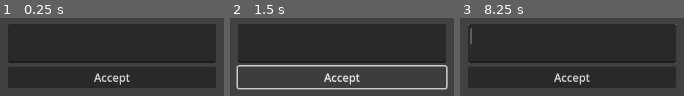
Above: before the commit, frames 1-3 (left to right).
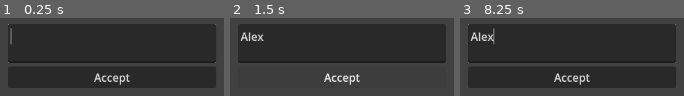
Above: after the commit, the same moments.

Repository: dash-engine/Dash-Engine
Game: Godot game, scene res://scenes/getString.tscn
The game is run twice, just before and just after one commit, with the same random seed, the same clock (stepped at 60 frames per second) and the same inputs. This scene is started directly instead of the project's main scene.
Inputs (mouse positions are in pixels of both pictures, inside the frame that each line leads up to):
- Up to frame 1 (0.25 s): no input
- Up to frame 2 (1.5 s): click (342, 43) at 0.52 s; type "Alex" at 0.6 s; click "Accept" at 1.25 s
- Up to frame 3 (8.25 s): click "Accept" at 2 s; click "Accept" at 2.75 s; tap Enter at 3.5, 5, 6.5 s; move the mouse to (outside the picture) at 3.52 s; click (outside the picture) at 3.67 s; tap Space at 4.25, 5.75, 7.25 s; drag from (outside the picture) to (outside the picture) at 4.27 s; move the mouse to (outside the picture) at 5.02 s; click (outside the picture) at 5.17 s; drag from (outside the picture) to (outside the picture) at 5.77 s; move the mouse to (outside the picture) at 6.52 s; click (outside the picture) at 6.67 s; drag from (outside the picture) to (outside the picture) at 7.27 s; move the mouse to (619, 45) at 8.02 s; click (619, 45) at 8.17 s

The runs differ from the first frame. In frame 1, 0.2% of the frame differs, in the area x 3-97%, y 7-58%; in frame 2, 6.0%, in the area x 2-98%, y 17-93%; in frame 3, 1.0%.

Commit message:
file manager thing

Diff:
--- a/main.tscn
+++ b/main.tscn
@@ -162,7 +162,6 @@
 default_color = Color(0.691357, 0.691357, 0.691357, 1)
 
 [node name="fileManager" type="ItemList" parent="." node_paths=PackedStringArray("context_menu")]
-visible = false
 layout_mode = 0
 offset_top = 532.0
 offset_right = 1152.0
--- a/scenes/getString.tscn
+++ b/scenes/getString.tscn
@@ -1,9 +1,11 @@
-[gd_scene load_steps=3 format=3 uid="uid://ck3a20afilm4u"]
+[gd_scene load_steps=4 format=3 uid="uid://ck3a20afilm4u"]
 
 [ext_resource type="Script" path="res://scripts/get_string.gd" id="1_oiwl3"]
 
 [sub_resource type="StyleBoxFlat" id="StyleBoxFlat_rqnyt"]
 bg_color = Color(0.121569, 0.121569, 0.121569, 0.243137)
+
+[sub_resource type="StyleBoxEmpty" id="StyleBoxEmpty_0p2lr"]
 
 [node name="getString" type="Control" node_paths=PackedStringArray("textEdit")]
 z_index = 1000
@@ -17,12 +19,14 @@
 textEdit = NodePath("TextEdit2")
 
 [node name="Panel" type="Panel" parent="."]
+z_index = -10
 layout_mode = 0
 offset_right = 1152.0
 offset_bottom = 648.0
 theme_override_styles/panel = SubResource("StyleBoxFlat_rqnyt")
 
 [node name="TextEdit2" type="TextEdit" parent="."]
+z_index = 10
 layout_mode = 0
 offset_left = 416.0
 offset_top = 294.0
@@ -32,10 +36,12 @@
 [node name="accept" type="Button" parent="."]
 z_index = 10
 custom_minimum_size = Vector2(300, 0)
+layout_mode = 0
 offset_left = 416.0
 offset_top = 355.0
 offset_right = 716.0
 offset_bottom = 386.0
+theme_override_styles/focus = SubResource("StyleBoxEmpty_0p2lr")
 text = "Accept"
 
 [connection signal="pressed" from="accept" to="." method="_on_accept_pressed"]
--- a/scripts/get_string.gd
+++ b/scripts/get_string.gd
@@ -1,18 +1,16 @@
 extends Control
 
-@export var question : String
-
+@export var question: String
 @export var response = ""
-
-@export var textEdit : TextEdit
+@export var textEdit: TextEdit
 
 signal accepted
 
-# FIXME: For some reason, you cant type on the textbox
-
-func _process(delta: float) -> void:
+func _ready() -> void:
 	textEdit.text = question
+	textEdit.grab_focus()
 
 func _on_accept_pressed() -> void:
+	print("Accept")
 	response = textEdit.text
 	accepted.emit()
